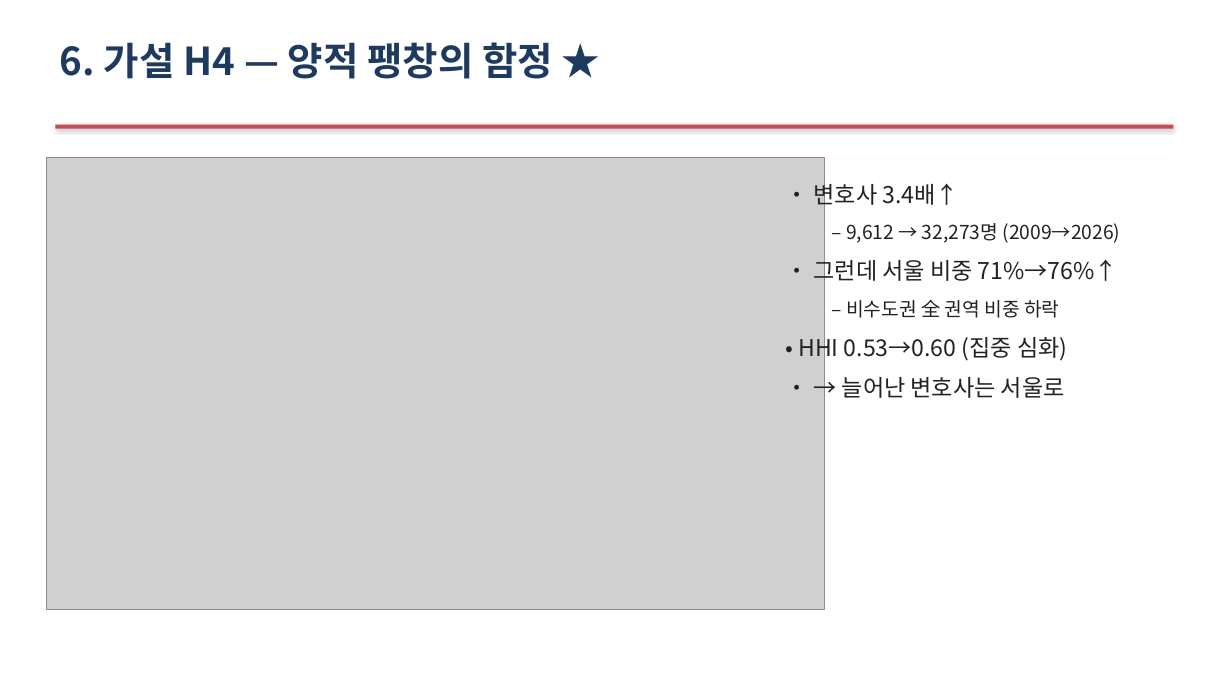
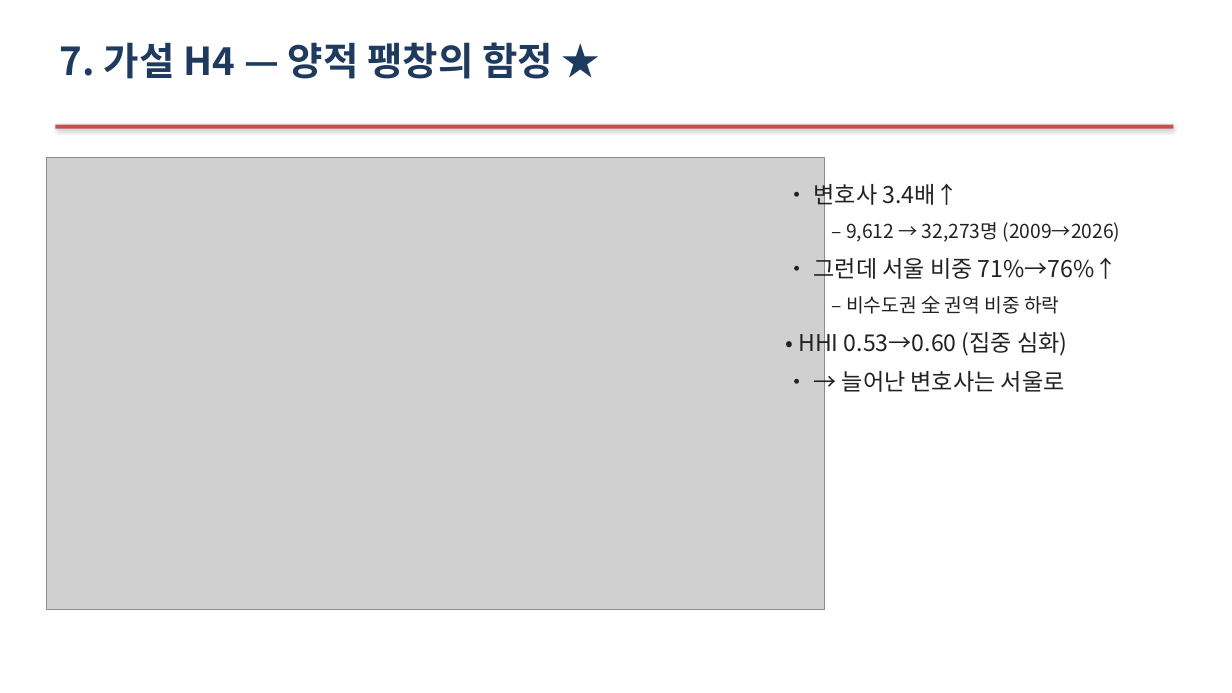
Before and after one commit to Allenkeem/llai-project, a slide deck: slide 10 of reports/발표자료.pptx (slide 8 before the commit). Drawn at 1232x693 pixels with LibreOffice and Linux fonts; fonts in the diff are those of the drawing; grey boxes stand for pictures. Boxes give left, top, right and bottom in pixels: in the first picture for what was removed or moved away, otherwise in the second. Text is boxed around its words. In the diff, an @@ line names an element or a change of style, - is before the commit and + after.

```diff
--- a/reports/발표자료.pptx
+++ b/reports/발표자료.pptx
@@ text at (x1=60, y1=42, x2=553, y2=79): text changed @@
-6. 가설 H4 — 양적 팽창의 함정 ★
+7. 가설 H4 — 양적 팽창의 함정 ★
@@ text "• 변호사 3.4배↑" at (x1=798, y1=179, x2=1121, y2=392): less space between paragraphs @@
```
Also in this commit, not shown: 10 other slides changed, 2 slides added, 2 other files.
